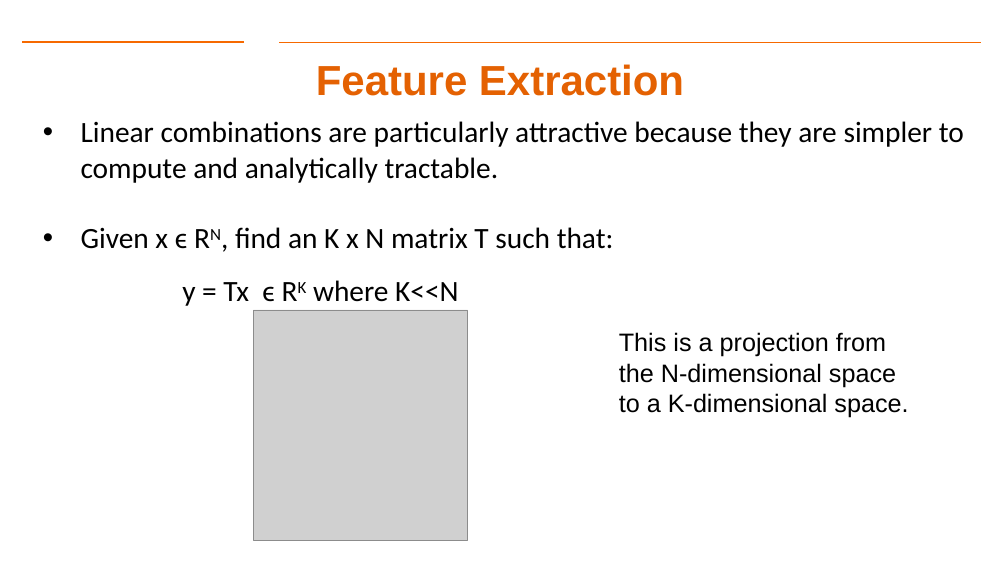
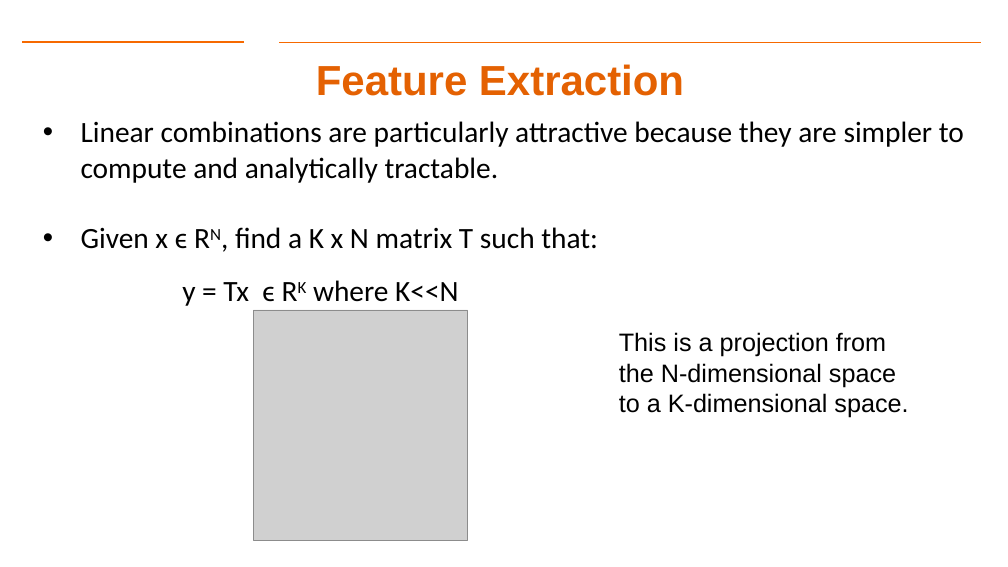
Before and after one commit to gk5951/RIT-DSCI-633-FDS, a slide deck: slide 8 of Syllabus/Lecture14/Lec14.pptx. Drawn at 1008x567 pixels with LibreOffice and Linux fonts; fonts in the diff are those of the drawing; grey boxes stand for pictures; background and template pictures are left out. Boxes give left, top, right and bottom in pixels: in the first picture for what was removed or moved away, otherwise in the second. Text is boxed around its words. In the diff, an @@ line names an element or a change of style, - is before the commit and + after.

```diff
--- a/Syllabus/Lecture14/Lec14.pptx
+++ b/Syllabus/Lecture14/Lec14.pptx
@@ text at [81, 227, 598, 249]: text changed @@
-• Given x ϵ RN, find an K x N matrix T such that:
+• Given x ϵ RN, find a K x N matrix T such that:
```
Also in this commit, not shown: 1 other slide changed.
